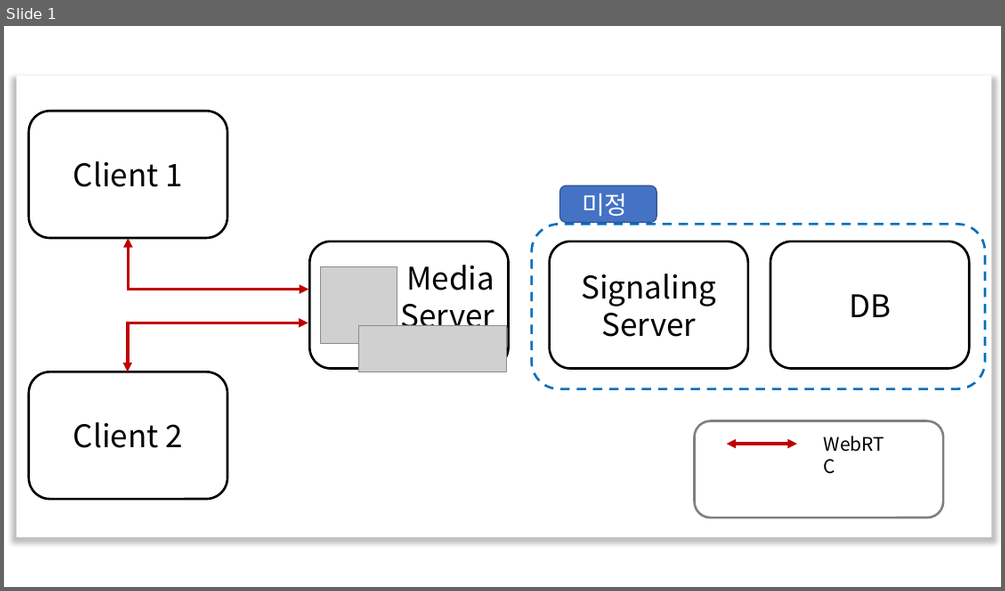
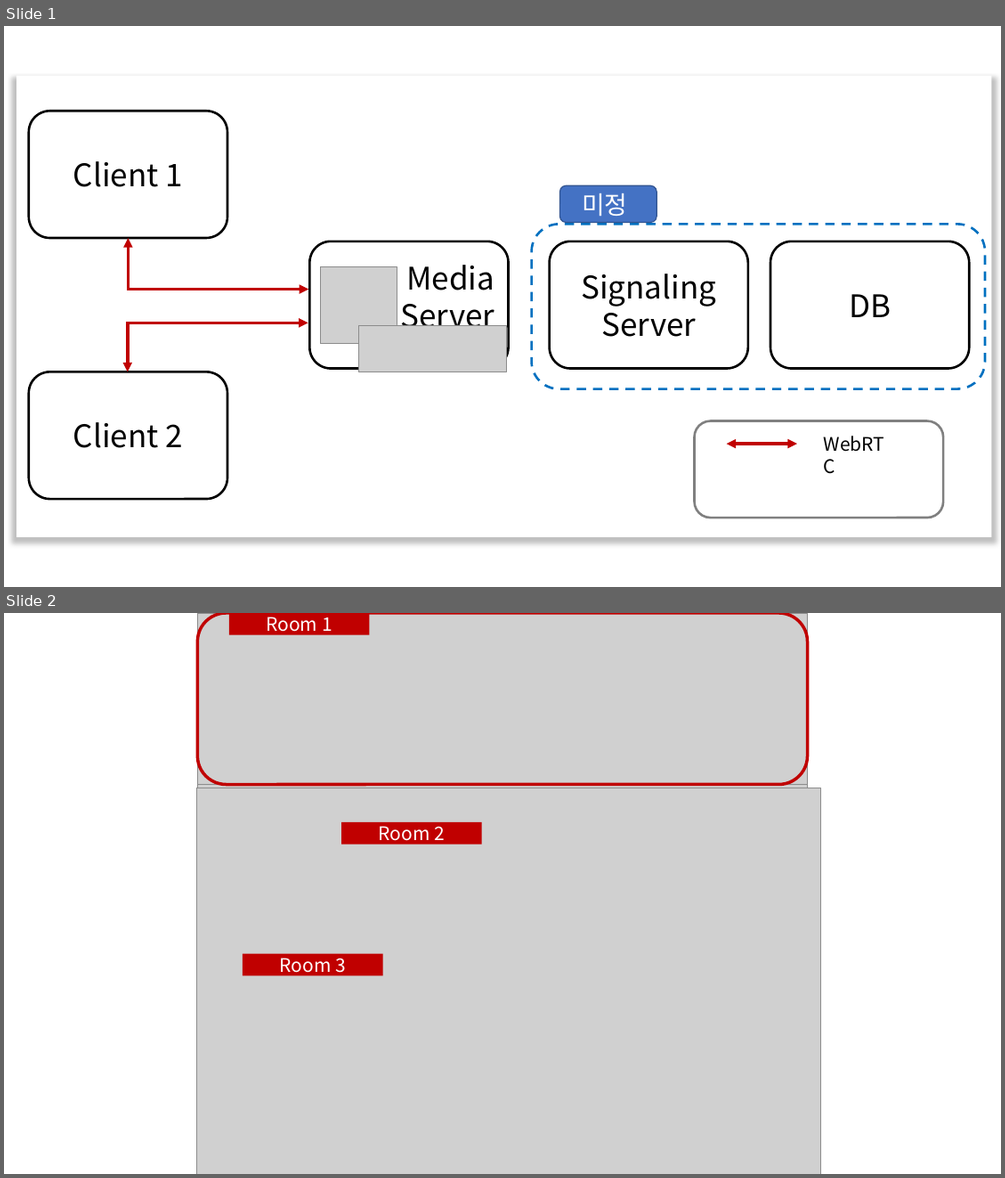
Before and after one commit to Kimsc9976/ottogi_discord_server-client, a slide deck: docs/data/img/architecture.pptx. Shown one above the other, each under a label of ours: slide 1 before the commit, slides 1 and 2 after it. The pictures are 1005x591 and 1005x1178 pixels, drawn with LibreOffice and Linux fonts; fonts in the diff are those of the drawing; grey boxes stand for pictures. Boxes give left, top, right and bottom in pixels: in the first picture for what was removed or moved away, otherwise in the second. Text is boxed around its words. In the diff, an @@ line names an element or a change of style, - is before the commit and + after.

```diff
--- a/docs/data/img/architecture.pptx
+++ b/docs/data/img/architecture.pptx
@@ slide 2 added at (4,613,1001,1174), background #FFFFFF @@
@@ picture added at (198,613,808,784) @@
@@ rounded rectangle added at (198,613,808,784), outline #C00000 3 pt @@
@@ rectangle added at (229,613,370,635), fill #C00000, 18 pt, text #FFFFFF @@
+Room 1
@@ picture added at (198,770,808,957) @@
@@ picture added at (197,787,821,1174) @@
@@ rectangle added at (341,822,482,844), fill #C00000, 18 pt, text #FFFFFF @@
+Room 2
@@ picture added at (198,956,802,1174) @@
@@ rectangle added at (243,954,383,976), fill #C00000, 18 pt, text #FFFFFF @@
+Room 3
```
Also in this commit, not shown: 1 other slide added, 4 other files.
